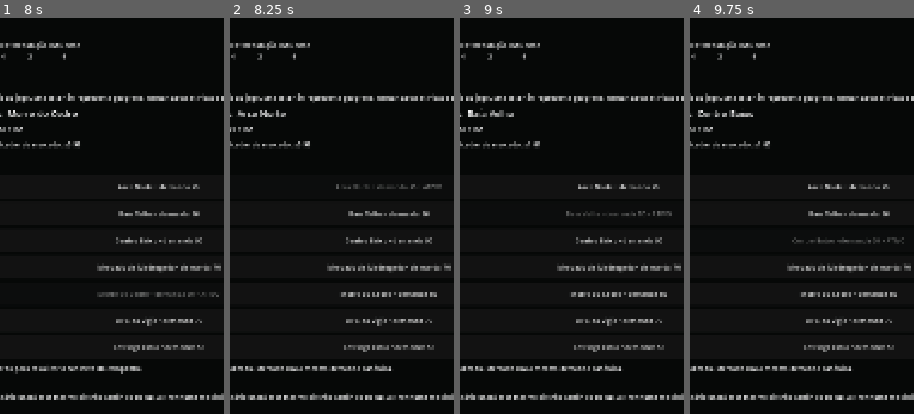
Above: before the commit, frames 1-4 (left to right).
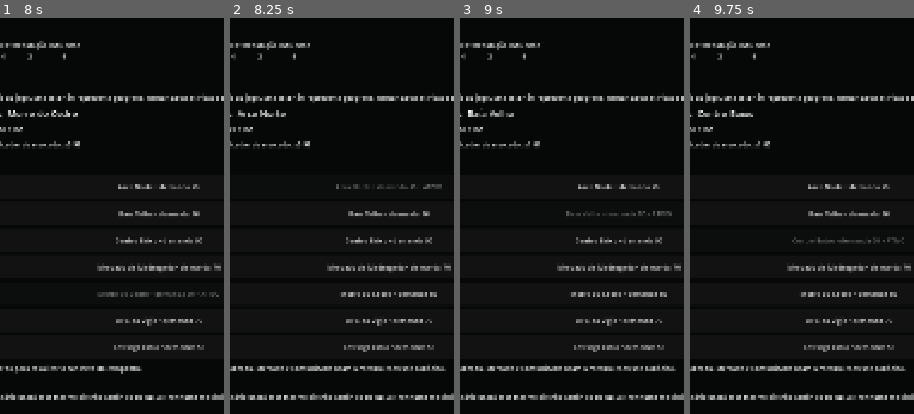
Above: after the commit, the same moments.

Repository: az1nn/growing-rio
Game: Godot game, scene res://scenes/shell/game_shell.tscn
The game is run twice, just before and just after one commit, with the same random seed, the same clock (stepped at 60 frames per second) and the same inputs.
Inputs:
- Up to frame 1 (8 s): click "Reiniciar ciclo" at 0.5 s; click "Reiniciar ciclo" at 1.25 s; click "Reiniciar ciclo" at 2 s; click "Cuidar (-R$5)" at 2.75 s; click "Avançar dia" at 3.5 s; click "Abrir gestão" at 4.25 s; click "Fechar gestão" at 5 s; click "Participação institucional (-…" at 5.75 s; click "Mercado" at 6.5 s; click "Ver detalhes em Cidade" at 7.25 s
- Up to frame 2 (8.25 s): click "Arco Norte • demanda 45" at 8 s
- Up to frame 3 (9 s): click "Baía Velha • demanda 50" at 8.75 s
- Up to frame 4 (9.75 s): click "Centro Baixo • demanda 60" at 9.5 s
The pictures show only the part of the screen within x 15-65%, y 0-50%; the shares and areas given below are measured in that part.

Frame 1 is identical in both runs. In frame 2, 0.7% of the frame differs, in the area x 25-97%, y 87-90%; in frame 3, 0.7%; in frame 4, 0.7%.
Error after the commit: Invalid assignment of property or key 'text' with value of type 'String' on a base object of type 'null instance'. (res://scenes/city/city_surface.gd:50)

Commit message:
feat(rb-08): present district community feedback

Diff:
--- a/scenes/city/city_surface.gd
+++ b/scenes/city/city_surface.gd
@@ -6,6 +6,12 @@
 @onready var context_label: Label = %CityDemandContextLabel
 @onready var district_list: VBoxContainer = %CityDistrictList
 @onready var feedback_label: Label = %CityFeedbackLabel
+@onready var community_support_label: Label = %CommunitySupportLabel
+@onready var community_reputation_label: Label = %CommunityReputationLabel
+@onready var community_context_label: Label = %CommunityContextLabel
+@onready var community_transition_label: Label = %CommunityTransitionLabel
+
+var _last_community_snapshot: Dictionary = {}
 
 func _ready() -> void:
     game_state.state_changed.connect(_refresh)
@@ -29,9 +35,69 @@
         ]
     )
 
+    _refresh_community(game_state.community_snapshot())
+
     _clear_district_list()
     for district_value in Array(snapshot.get("districts", [])):
         _append_district_button(Dictionary(district_value))
+
+func _refresh_community(snapshot: Dictionary) -> void:
+    var district_id := String(snapshot.get("active_district_id", ""))
+    var district_name := String(snapshot.get("active_district_name", district_id))
+    var support := float(snapshot.get("support", 0.0))
+    var reputation := float(snapshot.get("reputation", 0.0))
+
+    community_support_label.text = (
+        "Apoio comunitário em %s: %d / 100"
+        % [district_name, int(round(support))]
+    )
+    community_reputation_label.text = (
+        "Reputação global: %d / 100" % int(round(reputation))
+    )
+    community_context_label.text = (
+        "Apoio comunitário pertence ao distrito ativo; Reputação é um sinal global da campanha. "
+        + "Os valores vêm do estado canônico e esta tela não reproduz as fórmulas que os alteram."
+    )
+
+    if _last_community_snapshot.is_empty():
+        community_transition_label.text = (
+            "Leitura atual carregada. Mudanças futuras serão mostradas sem atribuir causa não registrada."
+        )
+    else:
+        var previous_district_id := String(
+            _last_community_snapshot.get("active_district_id", "")
+        )
+        if previous_district_id != district_id:
+            community_transition_label.text = (
+                "Contexto comunitário atualizado para %s; o distrito anterior não permanece como leitura atual."
+                % district_name
+            )
+        else:
+            var support_delta := (
+                support - float(_last_community_snapshot.get("support", support))
+            )
+            var reputation_delta := (
+                reputation - float(_last_community_snapshot.get("reputation", reputation))
+            )
+            if is_zero_approx(support_delta) and is_zero_approx(reputation_delta):
+                community_transition_label.text = (
+                    "Nenhuma mudança observada desde a última leitura deste distrito."
+                )
+            else:
+                community_transition_label.text = (
+                    "Mudança observada desde a última leitura: %s; %s. "
+                    + "A tela registra consequência de estado, não uma causa não documentada."
+                ) % [
+                    _format_delta("apoio local", support_delta),
+                    _format_delta("Reputação global", reputation_delta),
+                ]
+
+    _last_community_snapshot = snapshot.duplicate(true)
+
+func _format_delta(label: String, value: float) -> String:
+    if is_zero_approx(value):
+        return "%s estável" % label
+    return "%s %s%.1f" % [label, "+" if value > 0.0 else "", value]
 
 func _active_district(snapshot: Dictionary) -> Dictionary:
     for district_value in Array(snapshot.get("districts", [])):
@@ -64,7 +130,7 @@
 func _on_district_pressed(district_id: String) -> void:
     if game_state.select_district(district_id):
         feedback_label.text = (
-            "Distrito ativo atualizado. Mercado usa a mesma demanda canônica."
+            "Distrito ativo atualizado. Mercado e Comunidade usam o mesmo contexto canônico."
         )
         return
     feedback_label.text = "Distrito desconhecido; nenhuma alteração foi aplicada."
